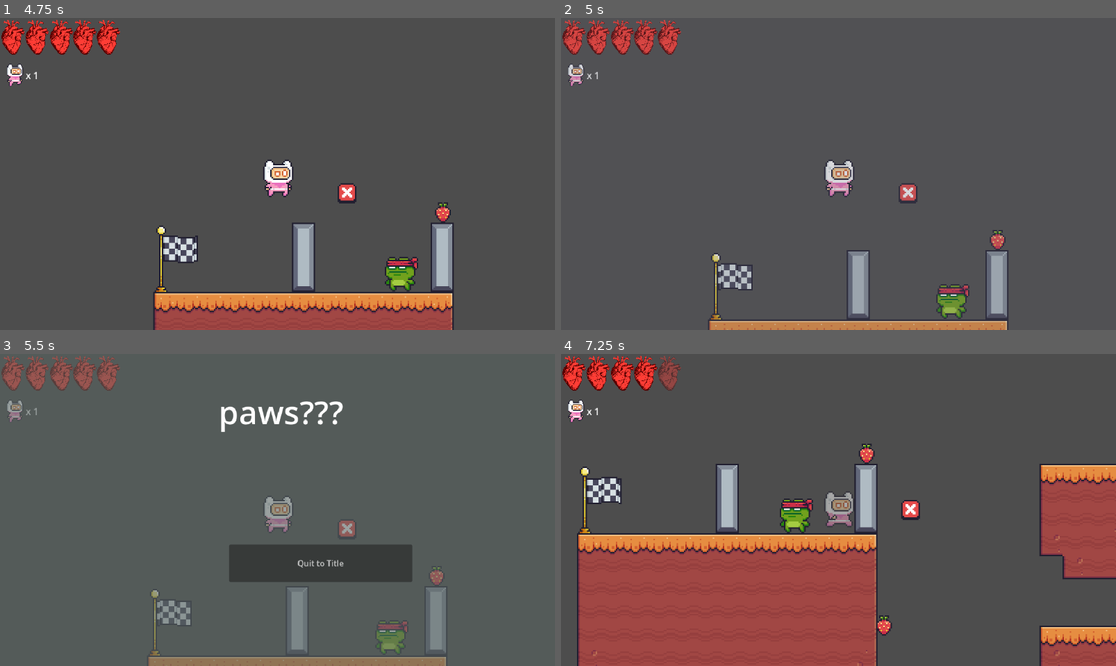
Above: before the commit, frames 1-4 (two rows, left to right).
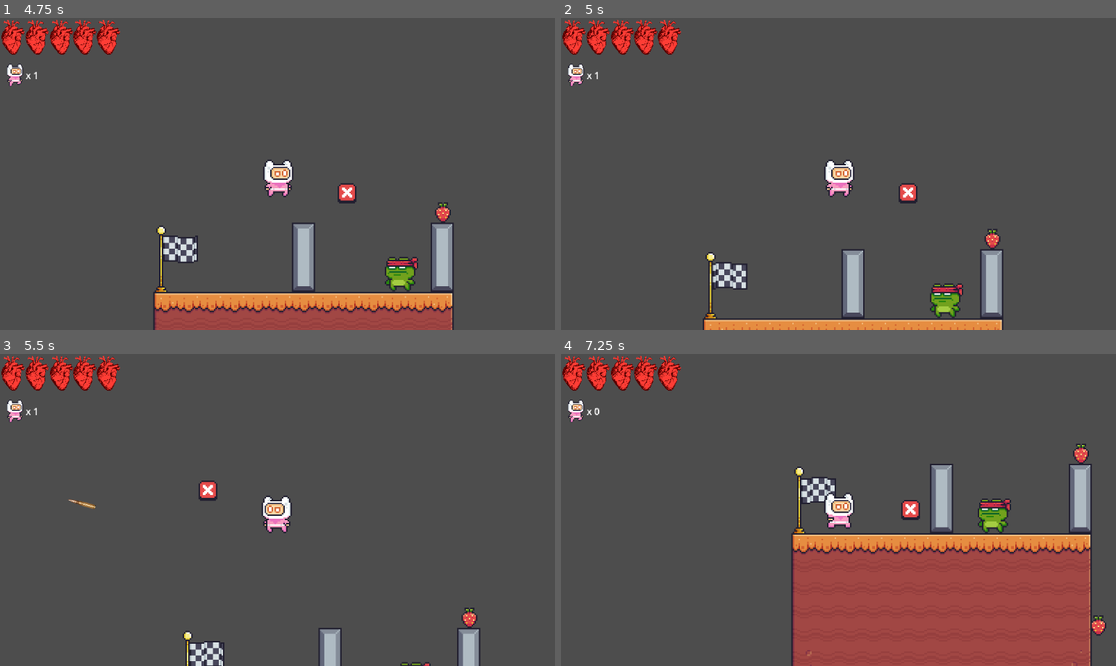
Above: after the commit, the same moments.

Repository: Troubadeer/Godotllercoaster
Game: Godot game, scene res://scenes/menus/title.tscn
Same seed, same stepped clock (60 frames per second), same inputs: the game is played once before the commit and once after it. Sound files missing from this copy of the repository are replaced by a short silence.
Inputs (mouse positions are in pixels of both pictures, inside the frame that each line leads up to):
- Up to frame 1 (4.75 s): click "Start Game" at 0.5 s; move the mouse to (399, 158) at 1.27 s; press the mouse at (399, 158) at 1.28 s; hold D (right) 1.28-2.78 s; tap Space (jump) at 1.52, 2.27, 3.77, 4.52 s; move the mouse to (166, 189) at 2.02 s; release the mouse at (166, 189) at 2.03 s; click (166, 189) at 2.1 s; move the mouse to (333, 105) at 2.77 s; press the mouse at (333, 105) at 2.78 s; hold A (left) 2.78-3.53 s; move the mouse to (249, 236) at 3.52 s; release the mouse at (249, 236) at 3.53 s; hold D (right) from 3.53 s (still down); click (249, 236) at 3.6 s; move the mouse to (444, 220) at 4.27 s; press the mouse at (444, 220) at 4.28 s
- Up to frame 2 (5 s): keep holding D (right); tap Escape (pause) at 4.9 s
- Up to frame 3 (5.5 s): move the mouse to (111, 463) at 5.02 s; release D (right) at 5.03 s; release the mouse at (111, 463) at 5.03 s; hold A (left) from 5.03 s (still down); click (111, 463) at 5.1 s; tap Space (jump) at 5.27 s
- Up to frame 4 (7.25 s): release A (left) at 5.75 s; click (838, 510) at 5.75 s, where only the run before the commit has a clickable "RESUME THE GAME"; move the mouse to (866, 510) at 6.52 s; press the mouse at (866, 510) at 6.53 s; hold D (right) from 6.53 s (still down)

Frame 1 is identical in both runs. In frame 2, 6.7% of the frame differs, in the area x 0-81%, y 0-100%; in frame 3, 8.4%; in frame 4, 43%, in the area x 2-100%, y 0-100%.

Commit message:
wobble

Diff:
--- a/workshop/scripts/game/game_manager.gd
+++ b/workshop/scripts/game/game_manager.gd
@@ -36,13 +36,13 @@
 	load_level("res://scenes/levels/level_1.tscn")
 
 func pause_game(Player : player) -> void:
-	if not get_tree().paused:
+	if get_tree().paused:
 		player_ref = Player
 		player_ref.camera.get_child(0).open()
 		get_tree().paused = true
 
 func unpause_game() -> void:
-	if get_tree().paused:
+	if not get_tree().paused:
 		player_ref.camera.get_child(0).close()
 		get_tree().paused = false
 
--- a/workshop/scripts/game/goobers/player.gd
+++ b/workshop/scripts/game/goobers/player.gd
@@ -105,19 +105,9 @@
 		await get_tree().create_timer(SHOT_COOLDOWN).timeout
 		shootable = true
 
+#TODO: add player taking damage
 func take_damage(damage : int) -> void:
-	if !invuln:
-		current_health -= damage
-		if current_health <= 0:
-			play_sfx(shriek_sfx)
-			kill()
-		else:
-			play_sfx(shriek_sfx)
-			invuln = true
-			sprite.modulate.a *= 0.5
-			await get_tree().create_timer(0.75).timeout
-			invuln = false
-			sprite.modulate.a *= 2.0
+	pass
 
 func heal(health: int) -> void:
 	current_health = clamp(current_health + health, current_health, MAX_HEALTH)
